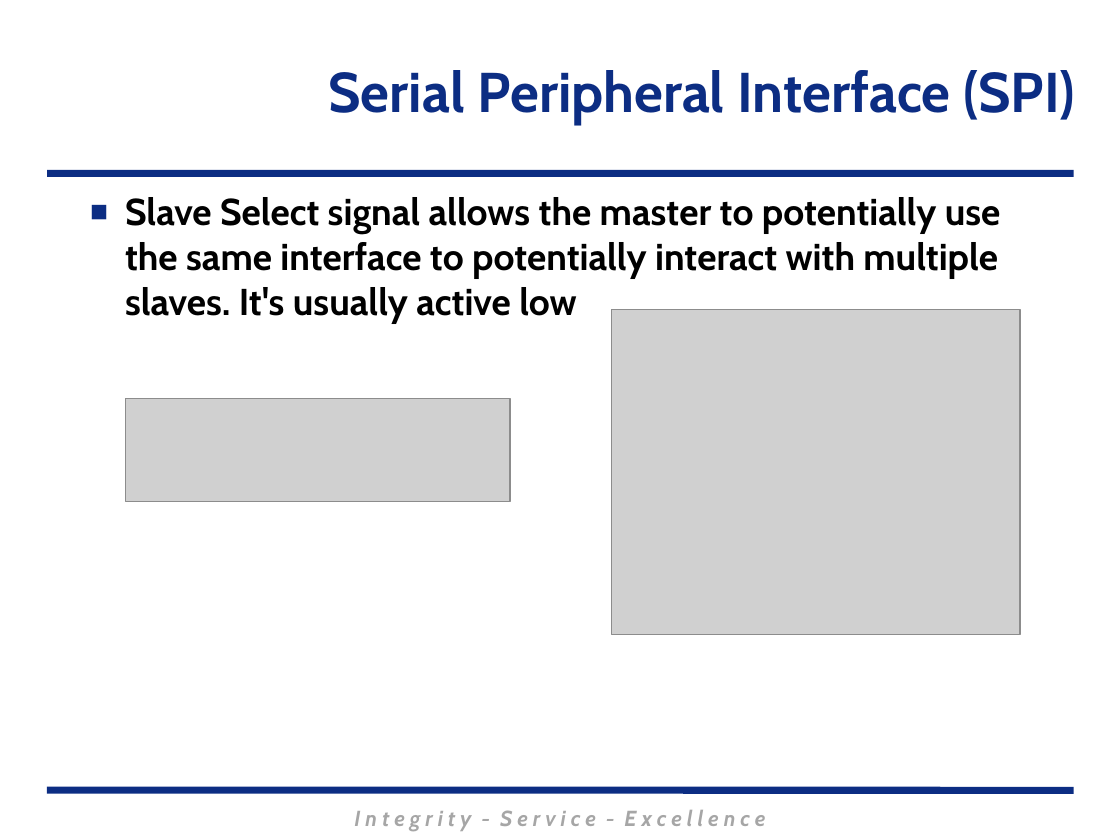
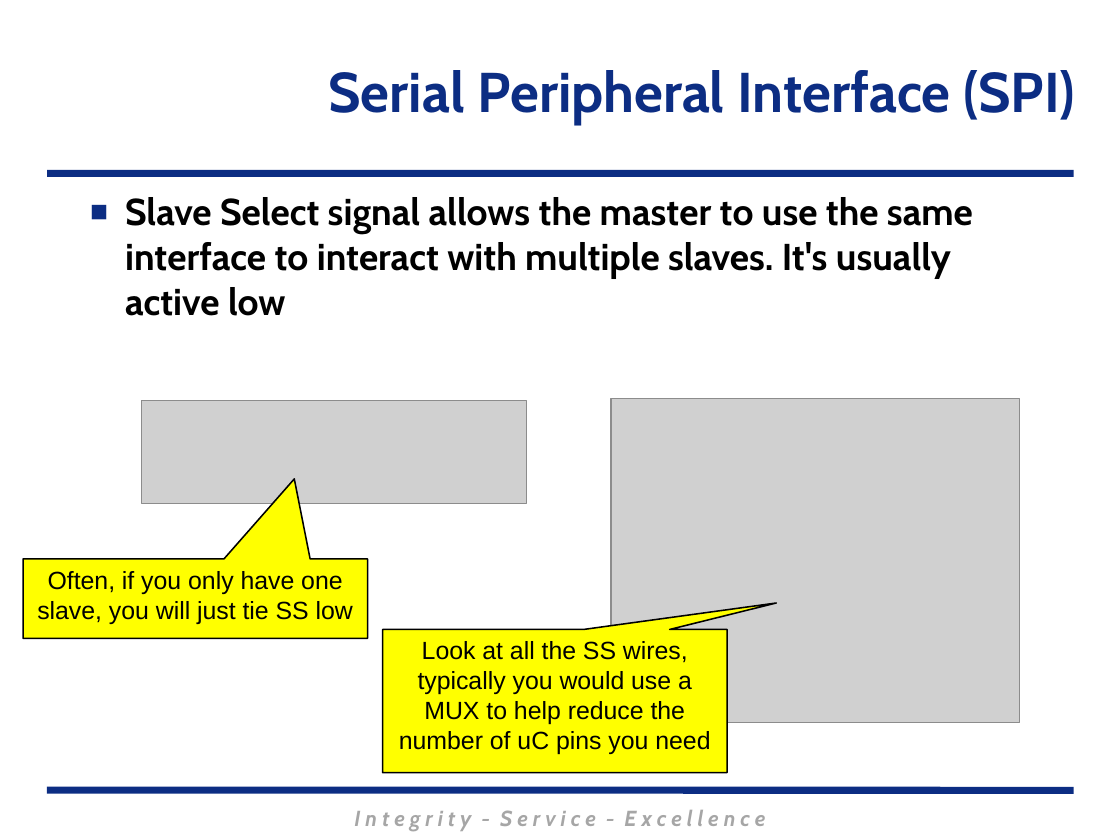
Before and after one commit to MarsUniversity/ECE382, a slide deck: slide 12 of source/lessons/lsn26-27-28/Lsn26-27-28.pptx (slide 19 before the commit). Drawn at 1120x840 pixels with LibreOffice and Linux fonts; fonts in the diff are those of the drawing; grey boxes stand for pictures; background and template pictures are left out. Boxes give left, top, right and bottom in pixels: in the first picture for what was removed or moved away, otherwise in the second. Text is boxed around its words. In the diff, an @@ line names an element or a change of style, - is before the commit and + after.

```diff
--- a/source/lessons/lsn26-27-28/Lsn26-27-28.pptx
+++ b/source/lessons/lsn26-27-28/Lsn26-27-28.pptx
@@ text at (x1=125, y1=197, x2=973, y2=316): text changed @@
-■ Slave Select signal allows the master to potentially use the same interface to potentially interact with multiple slaves. It's usually active low
+■ Slave Select signal allows the master to use the same interface to interact with multiple slaves. It's usually active low
@@ picture moved from (x1=125, y1=399, x2=511, y2=502) to (x1=141, y1=401, x2=526, y2=504) @@
@@ picture moved from (x1=612, y1=310, x2=1020, y2=635) to (x1=612, y1=399, x2=1020, y2=724) @@
@@ speech box added at (x1=24, y1=559, x2=368, y2=638), fill #FFFF00, outline #000000 1 pt, 16 pt, text #000000 @@
+Often, if you only have one slave, you will just tie SS low
@@ speech box added at (x1=383, y1=629, x2=728, y2=773), fill #FFFF00, outline #000000 1 pt, 16 pt, text #000000 @@
+Look at all the SS wires, typically you would use a MUX to help reduce the number of uC pins you need
```
Also in this commit, not shown: 4 other slides changed, 5 slides added, 1 slide removed, 3 other files.
